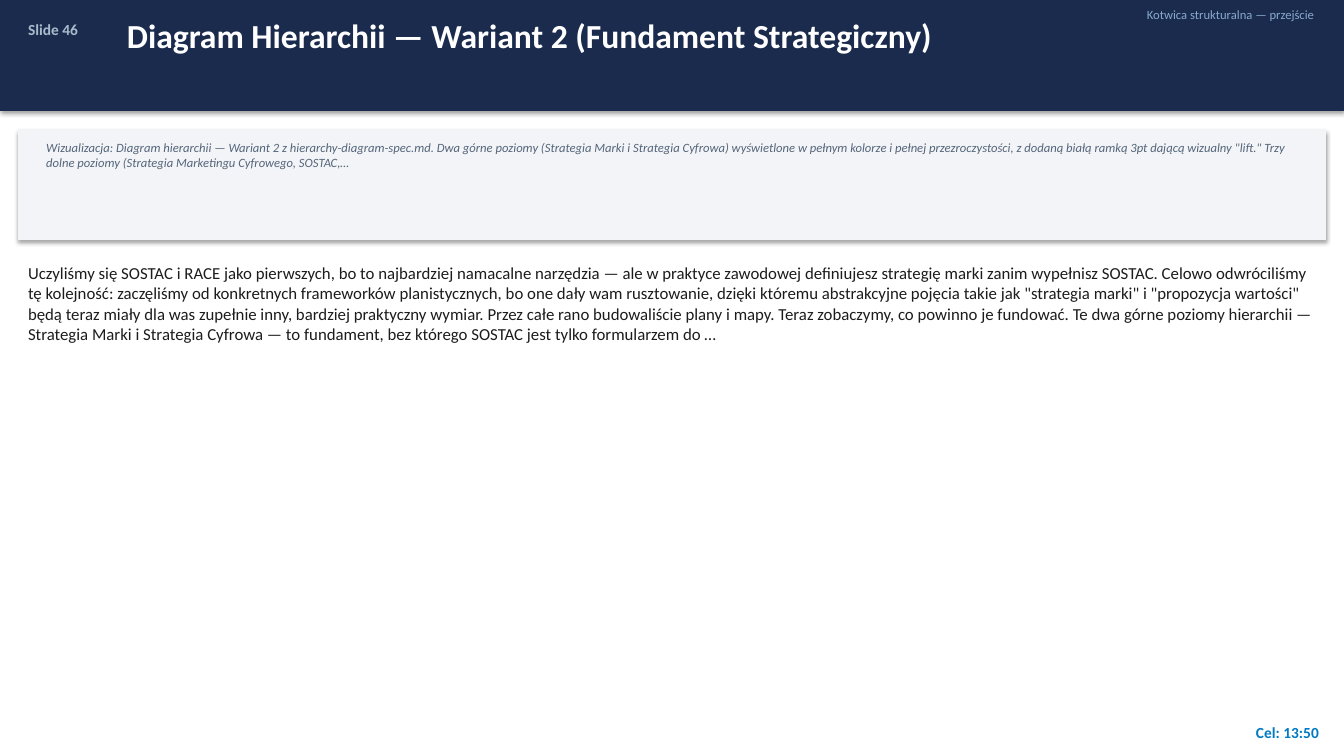
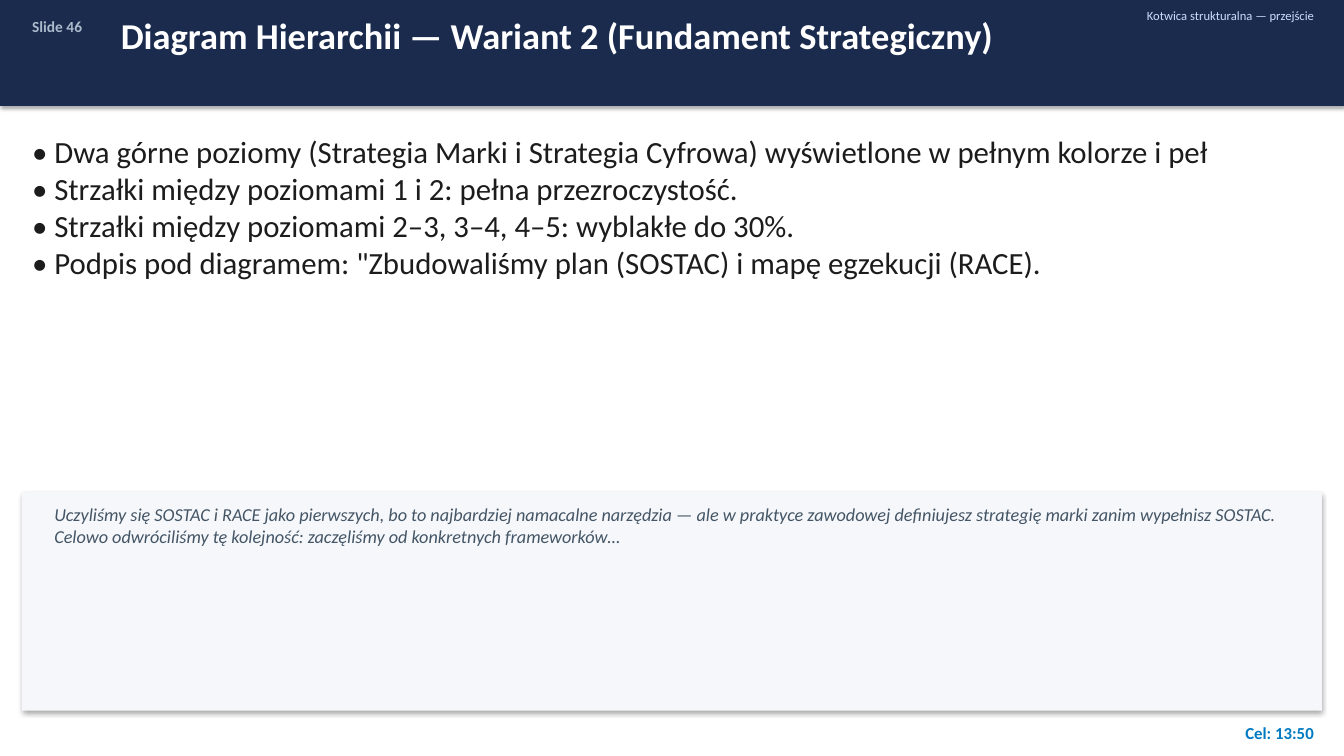
Before and after one commit to porwisz/marketing-zajecia, a slide deck: slide 46 of course-materials/Strategia_Marketingu_Cyfrowego.pptx. Drawn at 1344x756 pixels with LibreOffice and Linux fonts; fonts in the diff are those of the drawing. Boxes give left, top, right and bottom in pixels: in the first picture for what was removed or moved away, otherwise in the second. Text is boxed around its words. In the diff, an @@ line names an element or a change of style, - is before the commit and + after.

```diff
--- a/course-materials/Strategia_Marketingu_Cyfrowego.pptx
+++ b/course-materials/Strategia_Marketingu_Cyfrowego.pptx
@@ rectangle: place and size @@
-rectangle at bbox=[0, 0, 1344, 111]
+rectangle at bbox=[0, 0, 1344, 106]
@@ text "Slide 46": place and size @@
-text "Slide 46" at bbox=[28, 24, 78, 35]
+text "Slide 46" at bbox=[32, 21, 82, 32]
@@ text "Diagram Hierarchii — Wariant 2 ..." at bbox=[121, 22, 992, 55]: size 24 to 26 pt @@
@@ text "Kotwica strukturalna — przejście" at bbox=[1147, 11, 1314, 22]: text colour #88AACC to #CCDDFF @@
@@ rectangle removed at bbox=[18, 129, 1326, 240] @@
@@ text removed at bbox=[46, 143, 1284, 169] @@
-Wizualizacja: Diagram hierarchii — Wariant 2 z hierarchy-diagram-spec.md. Dwa górne poziomy (Strategia Marki i Strategia Cyfrowa) wyświetlone w pełnym kolorze i pełnej przezroczystości, z dodaną białą ramką 3pt dającą wizualny "lift." Trzy dolne poziomy (Strategia Marketingu Cyfrowego, SOSTAC,…
@@ text added at bbox=[54, 140, 1207, 280], 22 pt, text #1C1C1C @@
+• Dwa górne poziomy (Strategia Marki i Strategia Cyfrowa) wyświetlone w pełnym kolorze i peł
+• Strzałki między poziomami 1 i 2: pełna przezroczystość.
+• Strzałki między poziomami 2–3, 3–4, 4–5: wyblakłe do 30%.
+• Podpis pod diagramem: "Zbudowaliśmy plan (SOSTAC) i mapę egzekucji (RACE).
@@ rectangle added at bbox=[22, 492, 1322, 711], fill #F5F7FA @@
@@ text at bbox=[54, 508, 1275, 546]: text changed; size 12 to 13 pt; text colour #1C1C1C to #445566; italic on @@
-Uczyliśmy się SOSTAC i RACE jako pierwszych, bo to najbardziej namacalne narzędzia — ale w praktyce zawodowej definiujesz strategię marki zanim wypełnisz SOSTAC. Celowo odwróciliśmy tę kolejność: zaczęliśmy od konkretnych frameworków planistycznych, bo one dały wam rusztowanie, dzięki któremu abstrakcyjne pojęcia takie jak "strategia marki" i "propozycja wartości" będą teraz miały dla was zupełnie inny, bardziej praktyczny wymiar. Przez całe rano budowaliście plany i mapy. Teraz zobaczymy, co powinno je fundować. Te dwa górne poziomy hierarchii — Strategia Marki i Strategia Cyfrowa — to fundament, bez którego SOSTAC jest tylko formularzem do …
+Uczyliśmy się SOSTAC i RACE jako pierwszych, bo to najbardziej namacalne narzędzia — ale w praktyce zawodowej definiujesz strategię marki zanim wypełnisz SOSTAC. Celowo odwróciliśmy tę kolejność: zaczęliśmy od konkretnych frameworków…
@@ text "Cel: 13:50": place and size @@
-text "Cel: 13:50" at bbox=[1256, 727, 1318, 738]
+text "Cel: 13:50" at bbox=[1245, 727, 1314, 739]
@@ text "Cel: 13:50" at bbox=[1245, 727, 1314, 739]: size 11 to 12 pt @@
```
Also in this commit, not shown: 81 other slides changed, 3 slides added, 3 slides removed, 1 other file.
